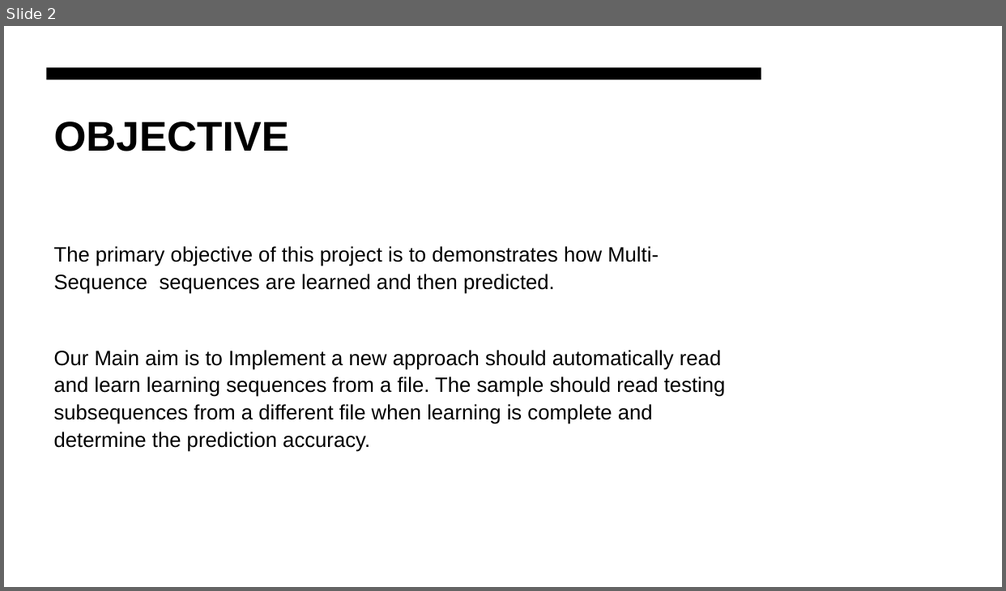
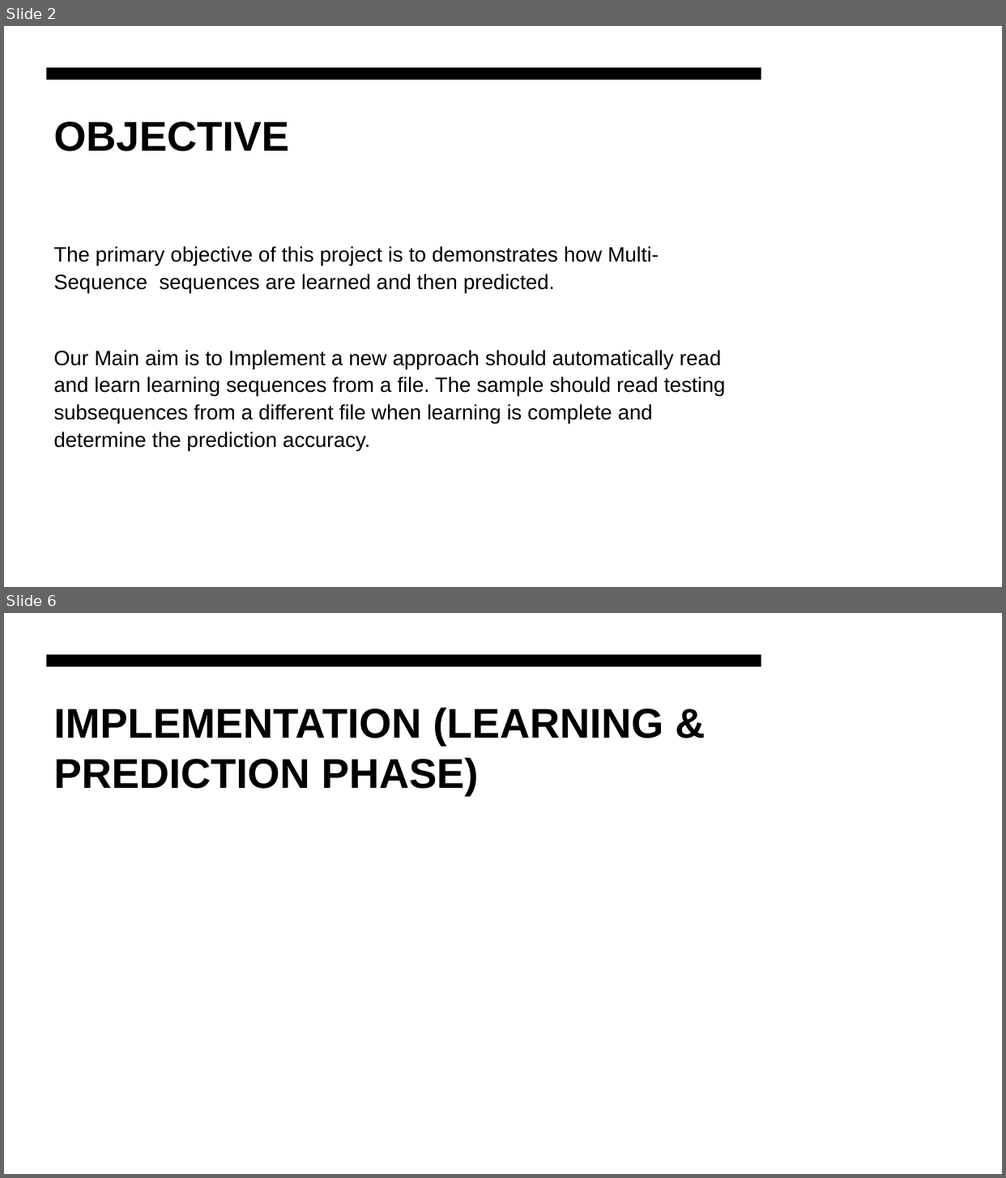
Before and after one commit to faizmohammedkhan7/neocortexapi, a slide deck: source/MySEProject/Documentation/ML-22-23-15 Approve Prediction of Multisequence Learning .pptx. Shown one above the other, each under a label of ours: slide 2 before the commit, slides 2 and 6 after it; the slides between them are not shown. The pictures are 1006x591 and 1006x1178 pixels, drawn with LibreOffice and Linux fonts; fonts in the diff are those of the drawing. Boxes give left, top, right and bottom in pixels: in the first picture for what was removed or moved away, otherwise in the second. Text is boxed around its words. In the diff, an @@ line names an element or a change of style, - is before the commit and + after.

```diff
--- a/source/MySEProject/Documentation/ML-22-23-15 Approve Prediction of Multisequence Learning .pptx
+++ b/source/MySEProject/Documentation/ML-22-23-15 Approve Prediction of Multisequence Learning .pptx
@@ slide 6 added at bbox=[4, 613, 1002, 1174], background #FFFFFF @@
@@ rectangle added at bbox=[4, 613, 1002, 1174], fill #FFFFFF @@
@@ rectangle added at bbox=[47, 655, 761, 667], fill #000000 @@
@@ title added at bbox=[54, 707, 664, 796], 40 pt, text #000000, bold @@
+IMPLEMENTATION (LEARNING & PREDICTION PHASE)
```
Also in this commit, not shown: 6 other slides added.
